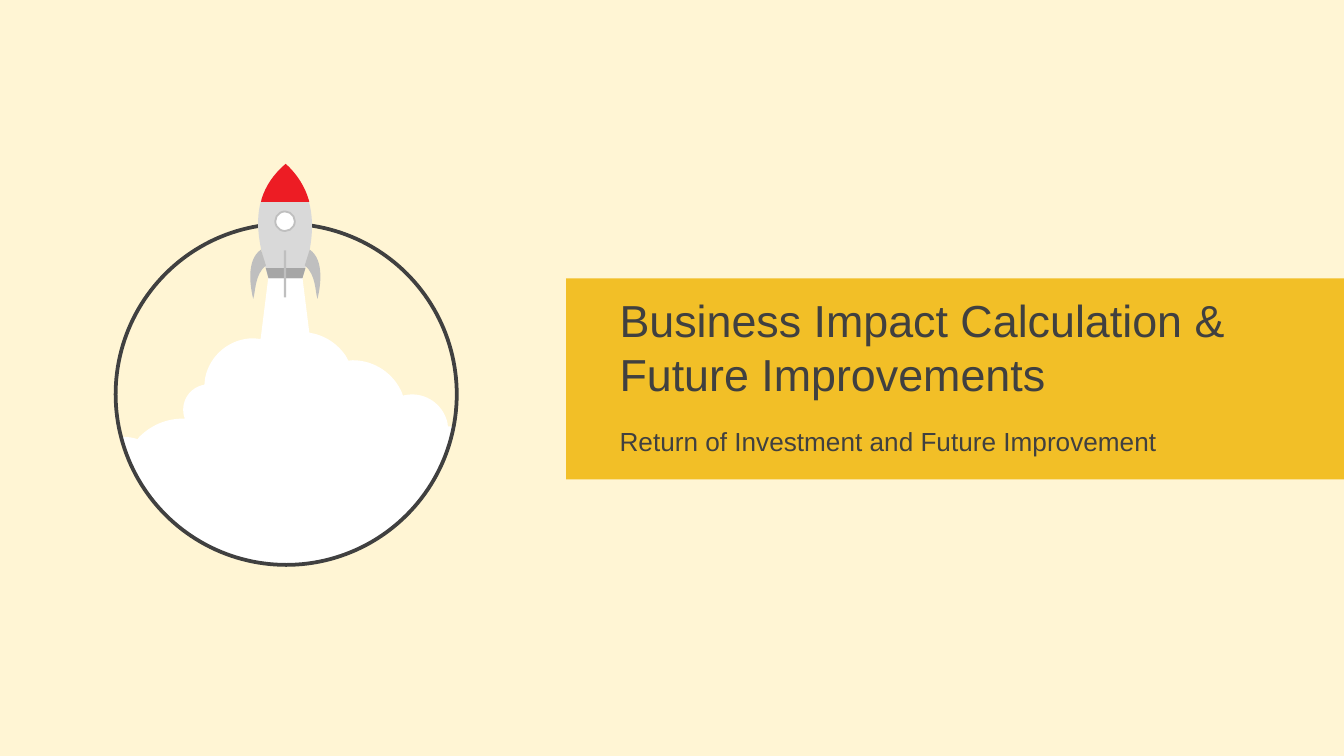
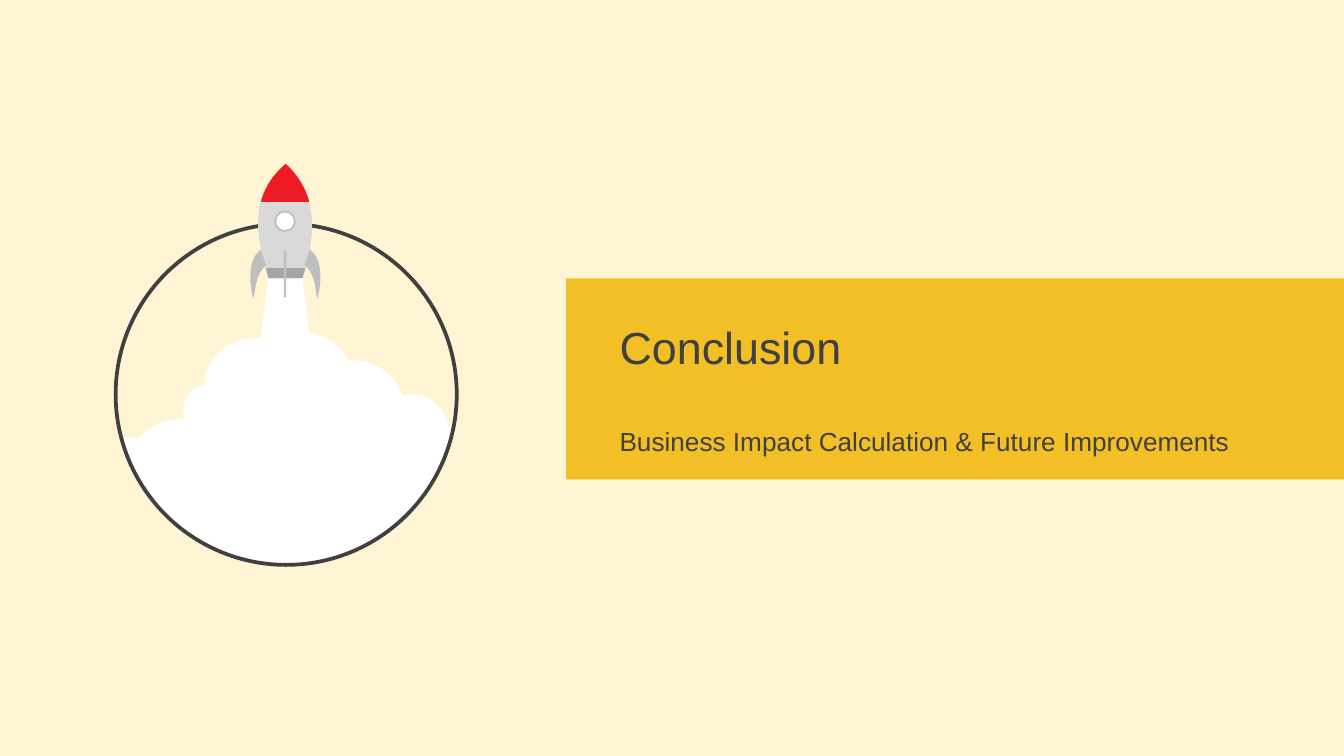
Before and after one commit to Damianus04/data-science-purwadhika-final-project, a slide deck: slide 24 of 0-Final-Project-Presentation.pptx. Drawn at 1344x756 pixels with LibreOffice and Linux fonts; fonts in the diff are those of the drawing. Boxes give left, top, right and bottom in pixels: in the first picture for what was removed or moved away, otherwise in the second. Text is boxed around its words. In the diff, an @@ line names an element or a change of style, - is before the commit and + after.

```diff
--- a/0-Final-Project-Presentation.pptx
+++ b/0-Final-Project-Presentation.pptx
@@ text added at (620, 331, 842, 365), 24 pt, text #404040 @@
+Conclusion
@@ text "Business Impact Calculation & Future ...": place and size @@
-text "Business Impact Calculation & Future ..." at (620, 304, 1182, 400)
+text "Business Impact Calculation & Future ..." at (620, 432, 1229, 457)
@@ text "Business Impact Calculation & Future ..." at (620, 432, 1229, 457): size 24 to 14 pt; less space between paragraphs @@
@@ text removed at (620, 432, 1156, 457) @@
-Return of Investment and Future Improvement
```
Also in this commit, not shown: 9 other slides changed, 5 other files.
